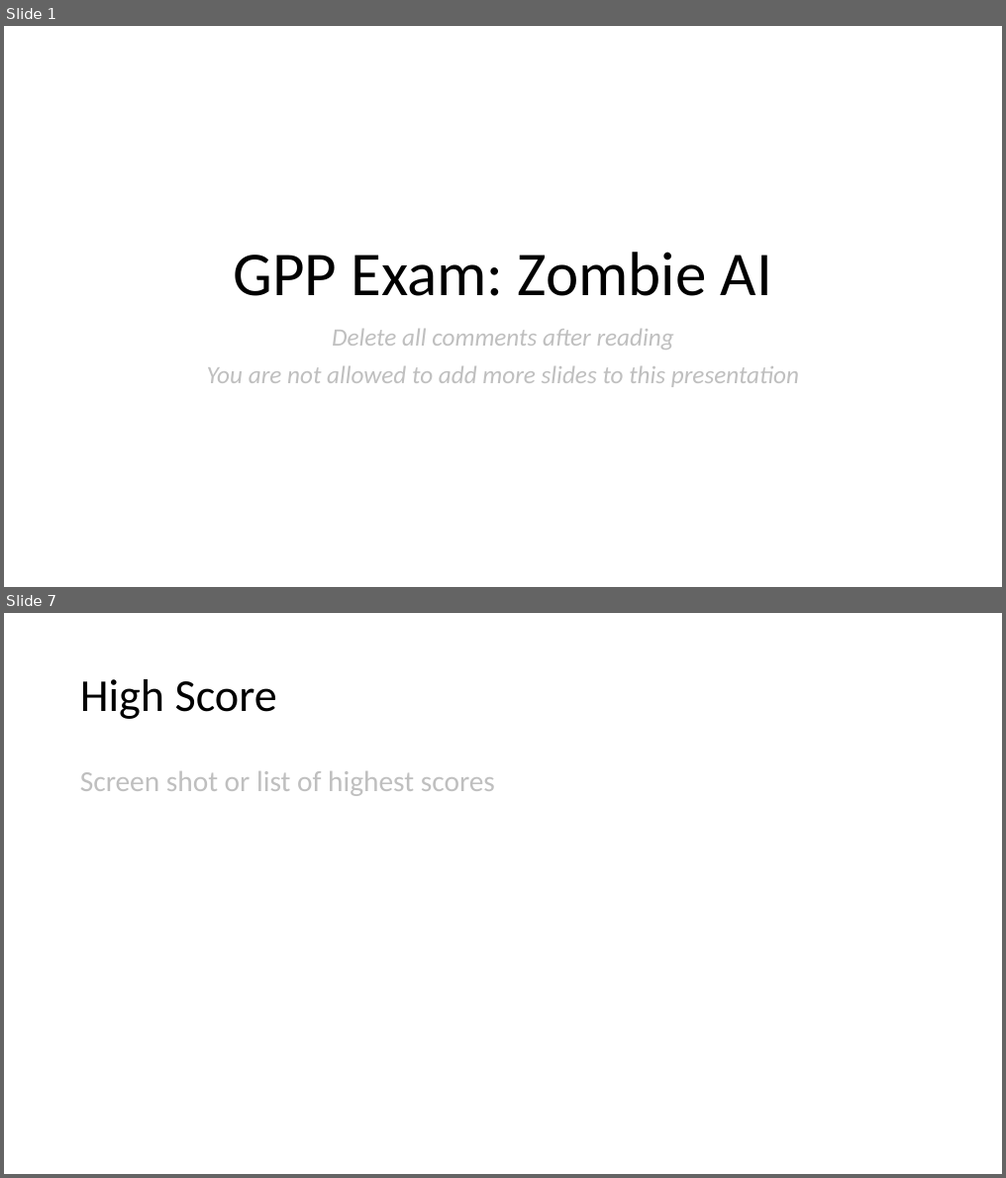
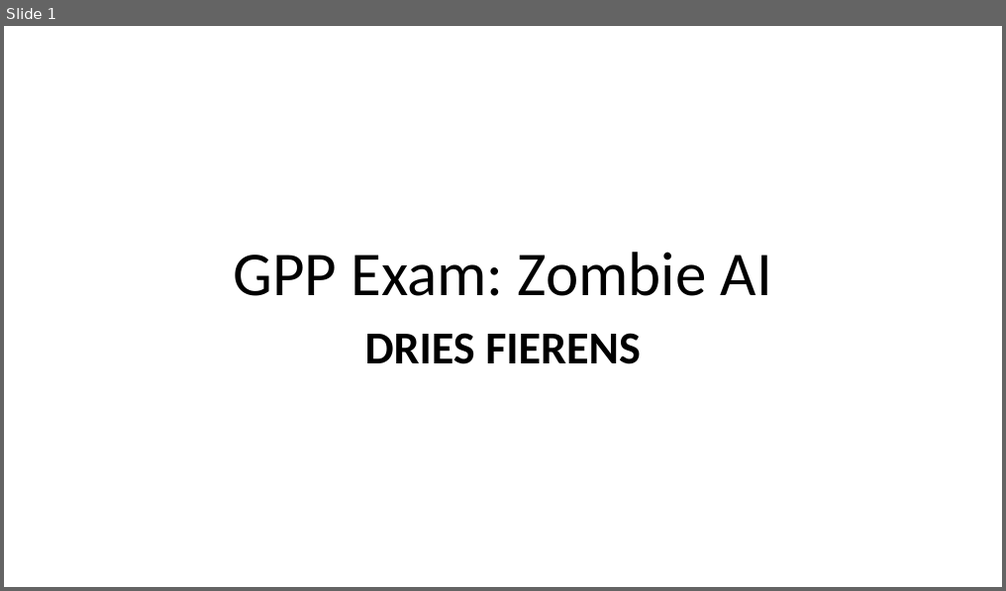
Before and after one commit to DAE-GD-2025-2026/gameai-zombie-Dries-Fierens, a slide deck: GPP_ZombieAI_FierensDries_2DAE11.pptx. Shown one above the other, each under a label of ours: slides 1 and 7 before the commit, slide 1 after it; the slides between them are not shown. The pictures are 1006x1178 and 1006x591 pixels, drawn with LibreOffice and Linux fonts; fonts in the diff are those of the drawing. Boxes give left, top, right and bottom in pixels: in the first picture for what was removed or moved away, otherwise in the second. Text is boxed around its words. In the diff, an @@ line names an element or a change of style, - is before the commit and + after.

```diff
--- a/GPP_ZombieAI_FierensDries_2DAE11.pptx
+++ b/GPP_ZombieAI_FierensDries_2DAE11.pptx
@@ slide 7 removed at <box>4,613,1002,1174</box>, background #FFFFFF @@
@@ title removed at <box>80,679,277,719</box> @@
-High Score
@@ text removed at <box>80,771,495,796</box> @@
-Screen shot or list of highest scores
@@ slide 1 changed as well @@
@@ subtitle at <box>365,333,641,365</box>: text changed; size 24 to 44 pt; text colour #BFBFBF to #000000; bold on; italic off @@
-Delete all comments after reading
-You are not allowed to add more slides to this presentation
+DRIES FIERENS
```
Also in this commit, not shown: 2 other slides changed, 3 slides added, 3 other slides removed.
